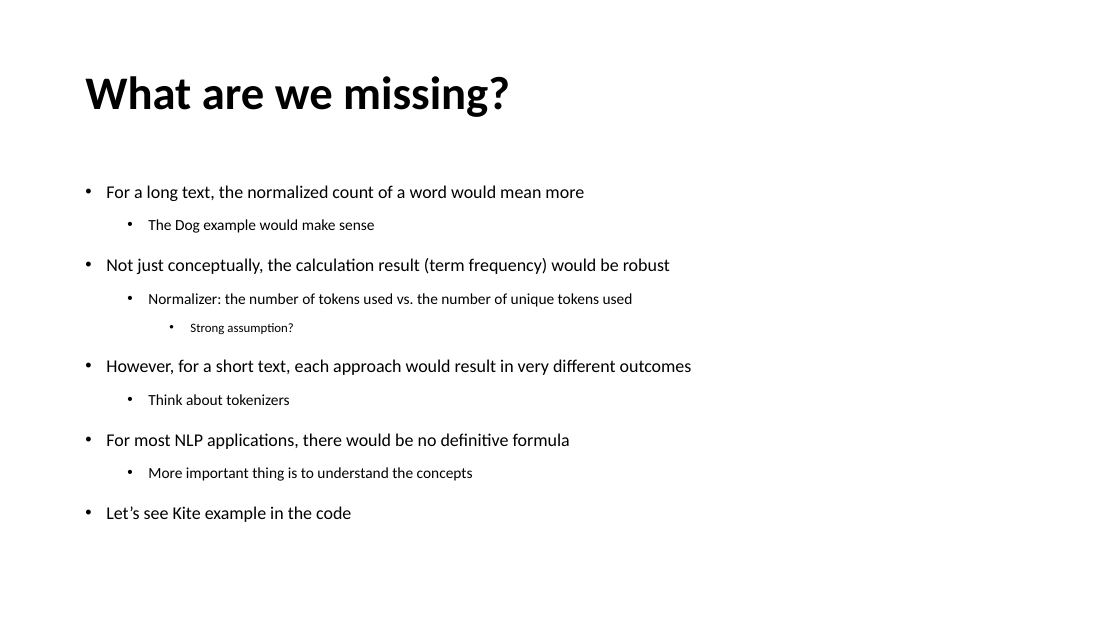
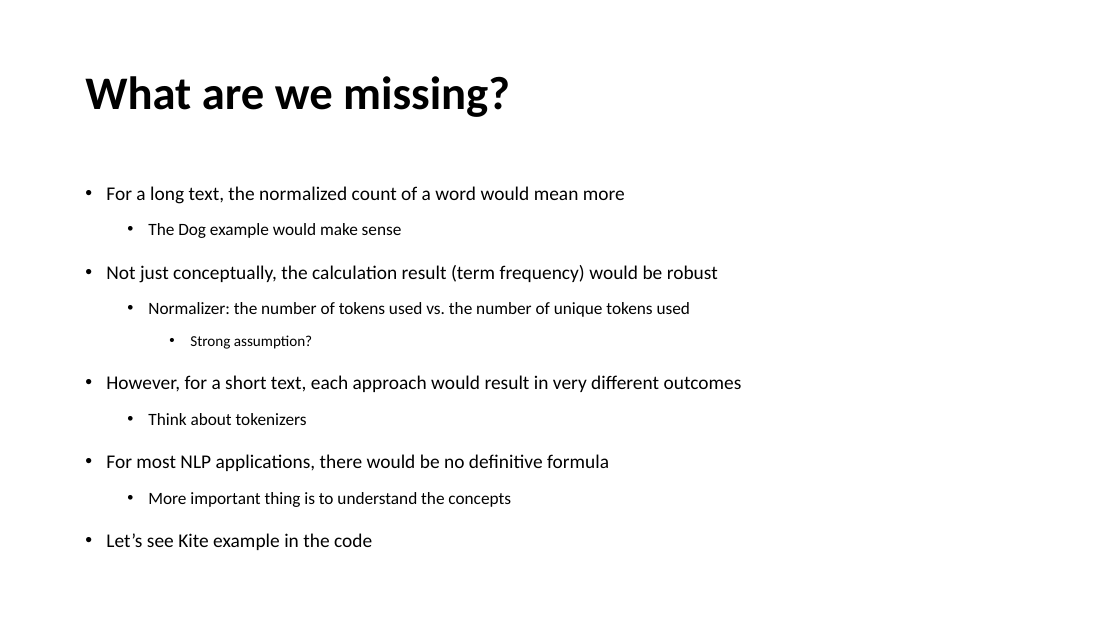
Before and after one commit to YeabinMoonEcon/BUS211, a slide deck: slide 7 of BUS243_NLP/lecture_notes/Lecture3.pptx. Drawn at 1120x630 pixels with LibreOffice and Linux fonts; fonts in the diff are those of the drawing. Boxes give left, top, right and bottom in pixels: in the first picture for what was removed or moved away, otherwise in the second. Text is boxed around its words. In the diff, an @@ line names an element or a change of style, - is before the commit and + after.

```diff
--- a/BUS243_NLP/lecture_notes/Lecture3.pptx
+++ b/BUS243_NLP/lecture_notes/Lecture3.pptx
@@ text "For a long text, the ..." at bbox=[106, 186, 742, 550]: size 15.4 to 16.6 pt in "For a long text, the normalized count ...", "Not just conceptually, the calculation result (term ...", "However, for a short text, each approach ...", "For most NLP applications, there would be ..." and 1 more places; size 13.2 to 14.8 pt in "The Dog example would make sense", "Normalizer: the number of tokens used vs. ...", "Think about tokenizers", "More important thing is to understand the ..."; size 11 to 12.9 pt in "Strong assumption?" @@
```
Also in this commit, not shown: 3 other files.
